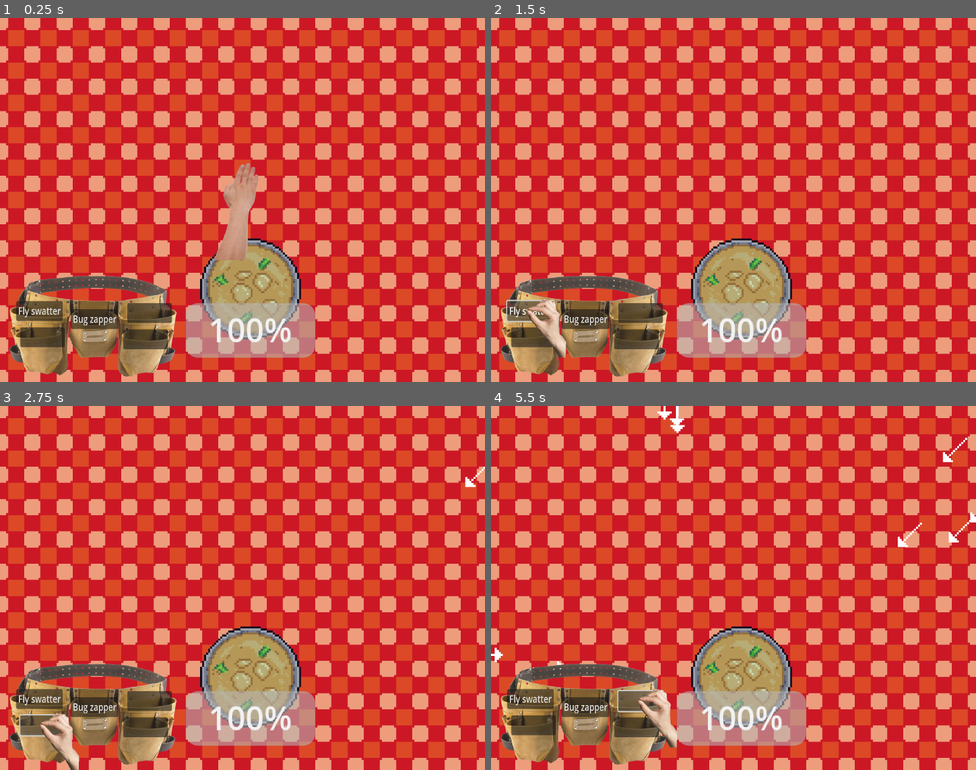
Above: before the commit, frames 1-4 (two rows, left to right).
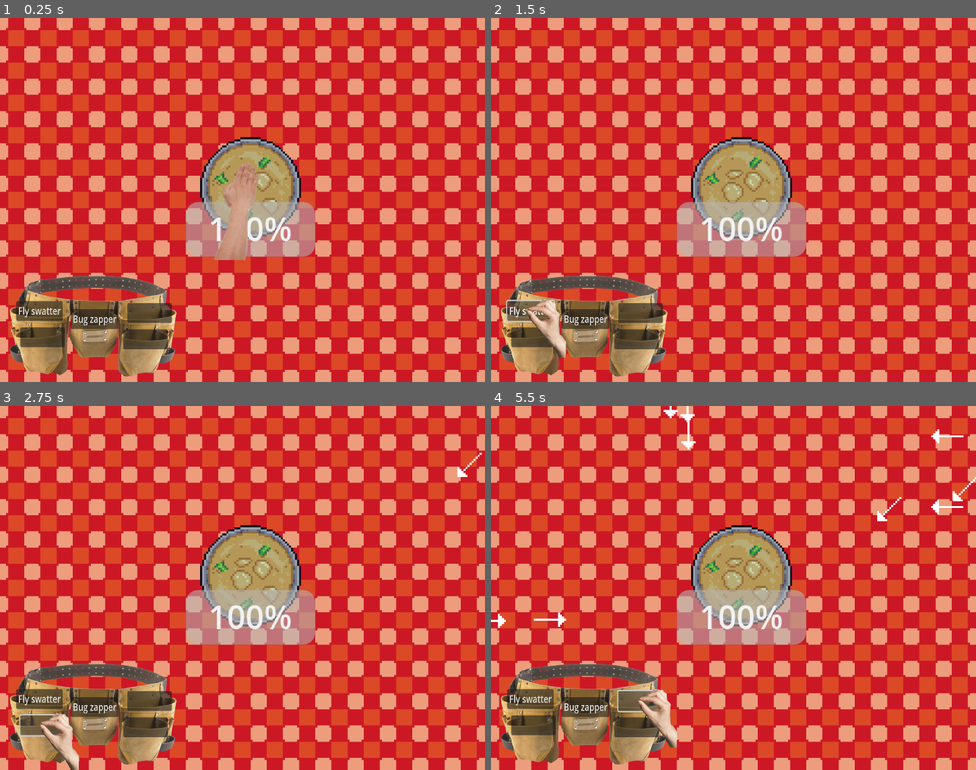
Above: after the commit, the same moments.

Repository: mattismoel/rage-room
Game: Godot game, scene res://scenes/game.tscn
Same seed, same stepped clock (60 frames per second), same inputs: the game is played once before the commit and once after it.
Inputs (mouse positions are in pixels of both pictures, inside the frame that each line leads up to):
- Up to frame 1 (0.25 s): no input
- Up to frame 2 (1.5 s): click "Fly swatter" at 0.5 s; click (529, 312) at 1.25 s
- Up to frame 3 (2.75 s): click (43, 726) at 2 s
- Up to frame 4 (5.5 s): click "Bug zapper" at 2.75 s; click (583, 708) at 3.5 s; click (636, 726) at 4.25 s; click (641, 700) at 5 s

The runs differ from the first frame. In frame 1, 12% of the frame differs, in the area x 38-65%, y 32-94%; in frame 2, 13%; in frame 3, 14%; in frame 4, 14%, in the area x 0-100%, y 0-94%.

Commit message:
implement base intensity manager

Diff:
--- a/scenes/game.tscn
+++ b/scenes/game.tscn
@@ -1,6 +1,6 @@
 [gd_scene load_steps=14 format=3 uid="uid://dpcv78j3ky7pm"]
 
-[ext_resource type="Script" uid="uid://oblvmjguiltl" path="res://scripts/insect_manager.gd" id="1_lbhrr"]
+[ext_resource type="Script" uid="uid://px0ijr1h5uhl" path="res://scripts/intensity_manager.gd" id="1_kvpfn"]
 [ext_resource type="Script" uid="uid://dvfp0i6u6ksgu" path="res://scripts/spawner/timed_spawner.gd" id="1_lnu2h"]
 [ext_resource type="PackedScene" uid="uid://bxp10qpdnhpjg" path="res://scenes/player.tscn" id="2_kvpfn"]
 [ext_resource type="Script" uid="uid://7qy2yh4bqtbv" path="res://scripts/spawner/spawn_entry.gd" id="2_lnu2h"]
@@ -23,16 +23,16 @@
 
 [node name="Game" type="Node2D"]
 
-[node name="InsectManager" type="Node" parent="."]
-script = ExtResource("1_lbhrr")
-metadata/_custom_type_script = "uid://oblvmjguiltl"
+[node name="IntensityManager" type="Node" parent="."]
+script = ExtResource("1_kvpfn")
+metadata/_custom_type_script = "uid://px0ijr1h5uhl"
 
 [node name="Sprite2D" type="Sprite2D" parent="."]
 texture = ExtResource("9_0tnpc")
 centered = false
 
 [node name="Plate" parent="." instance=ExtResource("8_0tnpc")]
-position = Vector2(124, 134)
+position = Vector2(124, 84)
 
 [node name="AntSpawner" type="Node2D" parent="." node_paths=PackedStringArray("_spawn_timer", "_spawner_component")]
 position = Vector2(267, 15)
--- /dev/null
+++ b/scripts/intensity_manager.gd
@@ -0,0 +1,26 @@
+class_name IntensityManager
+extends Node
+
+## Emitted whenever the intesity changes. It contains the newly calculated
+## intensity.
+signal intensity_changed(new_intensity: float)
+
+## The current intensity.
+var intensity: float = 0.0
+
+func _ready() -> void:
+	InsectManager.count_changed.connect(_on_insect_count_change)
+	intensity_changed.connect(func(new_intensity):
+		print("intensity: %.2f" % new_intensity)
+	)
+
+func _on_insect_count_change(total_count: int) -> void:
+	var new_intensity := _calculate_intensity(total_count, InsectManager.MAX_INSECT_COUNT)
+	_set_intensity(new_intensity)
+
+func _calculate_intensity(insect_count: int, max_insect_count: int) -> float:
+	return float(insect_count) / float(max_insect_count)
+
+func _set_intensity(new_intensity: float) -> void:
+	intensity = clampf(new_intensity, 0.0, 1.0)
+	intensity_changed.emit(new_intensity)
Not shown, added: scripts/intensity_manager.gd.uid
